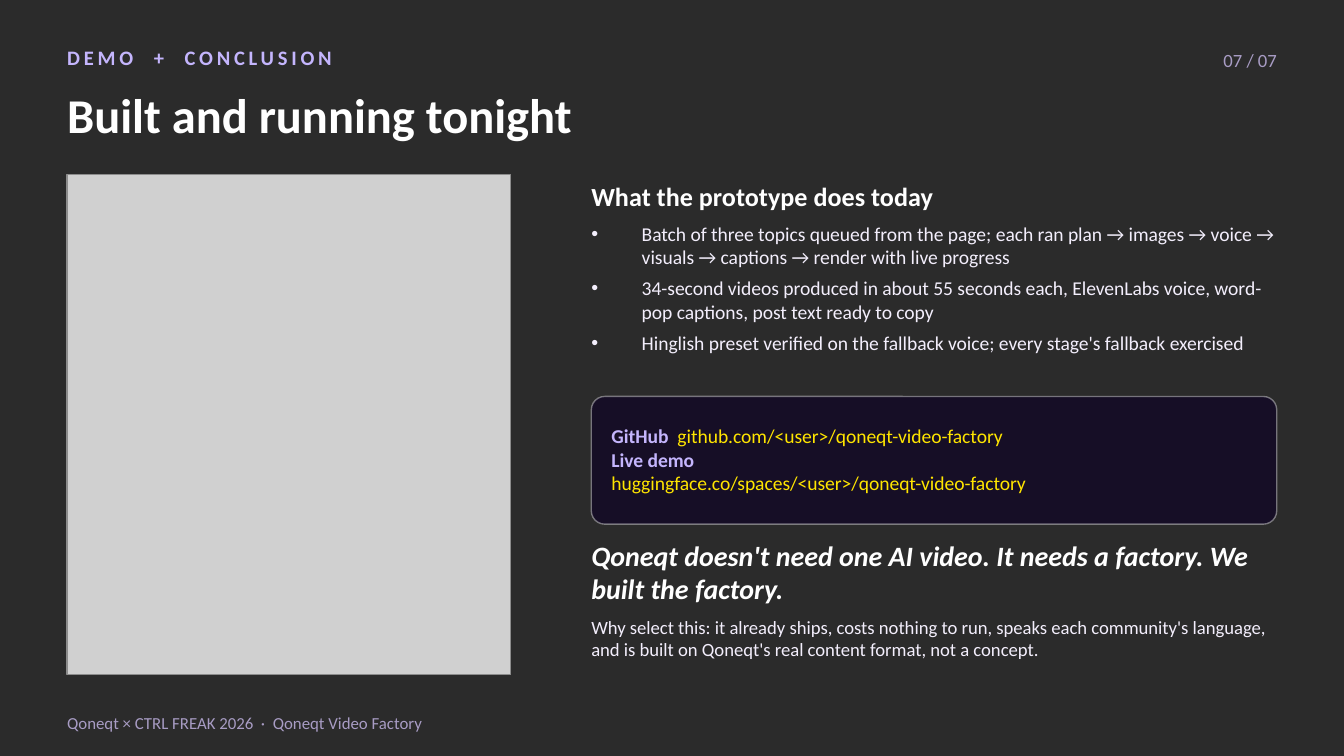
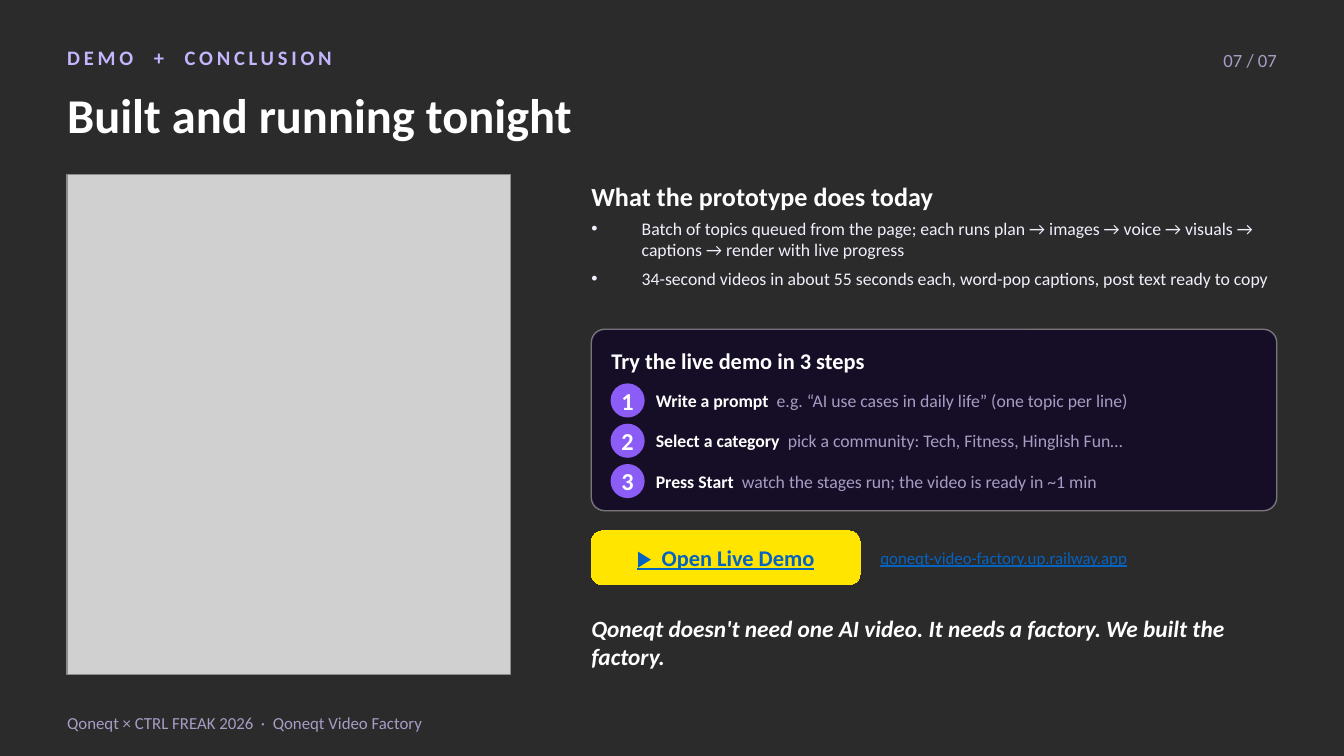
Before and after one commit to darshit001/hackthn, a slide deck: slide 7 of docs/deck/Qoneqt-Video-Factory.pptx. Drawn at 1344x756 pixels with LibreOffice and Linux fonts; fonts in the diff are those of the drawing; grey boxes stand for pictures; background and template pictures are left out; a plain dark background stands for a picture behind light text. Boxes give left, top, right and bottom in pixels: in the first picture for what was removed or moved away, otherwise in the second. Text is boxed around its words. In the diff, an @@ line names an element or a change of style, - is before the commit and + after.

Commit message:
fix the build_deck.js script to correctly generate the Qoneqt-Video-Factory deck in both PDF and PPTX formats. Updated the script to handle new slide layouts and ensure compatibility with the latest version of the deck generator.

```diff
--- a/docs/deck/Qoneqt-Video-Factory.pptx
+++ b/docs/deck/Qoneqt-Video-Factory.pptx
@@ text at bbox=[642, 222, 1268, 288]: text changed; size 10.5 to 9.5 pt @@
-• Batch of three topics queued from the page; each ran plan → images → voice → visuals → captions → render with live progress
-• 34-second videos produced in about 55 seconds each, ElevenLabs voice, word-pop captions, post text ready to copy
-• Hinglish preset verified on the fallback voice; every stage's fallback exercised
+• Batch of topics queued from the page; each runs plan → images → voice → visuals → captions → render with live progress
+• 34-second videos in about 55 seconds each, word-pop captions, post text ready to copy
@@ rounded rectangle: place and size @@
-rounded rectangle at bbox=[591, 396, 1277, 524]
+rounded rectangle at bbox=[591, 329, 1277, 511]
@@ rounded rectangle at bbox=[591, 329, 1277, 511]: proportions changed @@
@@ text at bbox=[611, 353, 864, 373]: text changed; size 10.5 to 12 pt; text colour #FFE500 to #FFFFFF; bold on @@
-GitHub github.com/<user>/qoneqt-video-factory
-Live demo
-huggingface.co/spaces/<user>/qoneqt-video-factory
+Try the live demo in 3 steps
@@ ellipse added at bbox=[612, 384, 644, 417], fill #8B5CF6, outline #8B5CF6 1 pt @@
@@ text added at bbox=[621, 394, 633, 410], 13 pt, text #FFFFFF, bold @@
+1
@@ text added at bbox=[656, 394, 1128, 410], 9.5 pt, text #A89CC4 @@
+Write a prompt e.g. “AI use cases in daily life” (one topic per line)
@@ ellipse added at bbox=[612, 425, 644, 457], fill #8B5CF6, outline #8B5CF6 1 pt @@
@@ text added at bbox=[621, 434, 633, 450], 13 pt, text #FFFFFF, bold @@
+2
@@ text added at bbox=[656, 434, 1123, 450], 9.5 pt, text #A89CC4 @@
+Select a category pick a community: Tech, Fitness, Hinglish Fun…
@@ ellipse added at bbox=[612, 465, 644, 497], fill #8B5CF6, outline #8B5CF6 1 pt @@
@@ text added at bbox=[621, 474, 633, 490], 13 pt, text #FFFFFF, bold @@
+3
@@ text added at bbox=[656, 475, 1096, 491], 9.5 pt, text #A89CC4 @@
+Press Start watch the stages run; the video is ready in ~1 min
@@ rounded rectangle added at bbox=[591, 531, 860, 585], fill #FFE500, outline #FFE500 0.75 pt, 12 pt, text #0563C1, bold, underline @@
+▶ Open Live Demo
@@ text added at bbox=[880, 552, 1127, 567], 9 pt, text #0563C1, underline @@
+qoneqt-video-factory.up.railway.app
@@ text "Qoneqt doesn't need one AI ...": place and size @@
-text "Qoneqt doesn't need one AI ..." at bbox=[591, 546, 1248, 604]
+text "Qoneqt doesn't need one AI ..." at bbox=[591, 620, 1224, 669]
@@ text "Qoneqt doesn't need one AI ..." at bbox=[591, 620, 1224, 669]: size 15 to 12.5 pt @@
@@ text removed at bbox=[591, 621, 1266, 659] @@
-Why select this: it already ships, costs nothing to run, speaks each community's language, and is built on Qoneqt's real content format, not a concept.
```
Also in this commit, not shown: 3 other slides changed, 2 other files.
